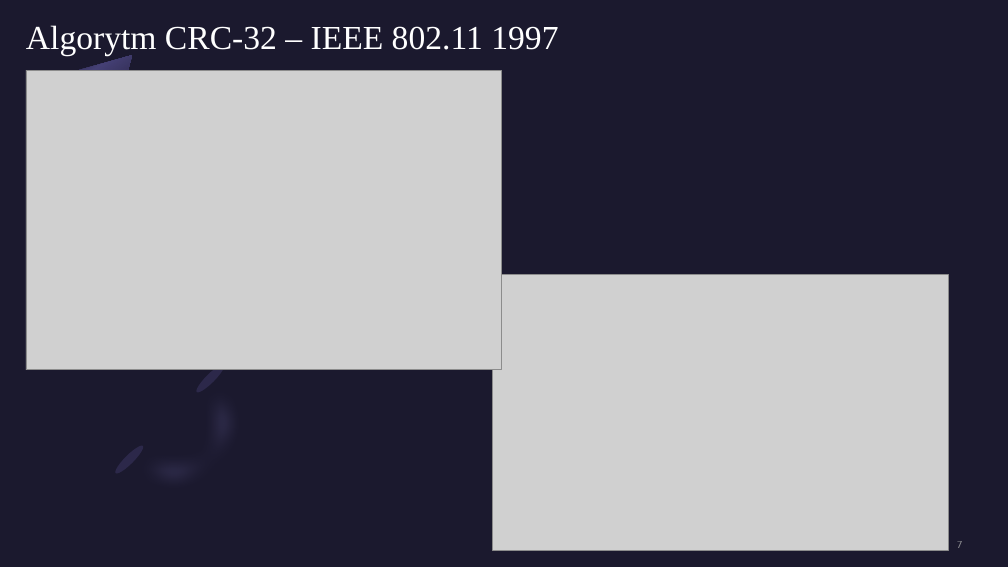
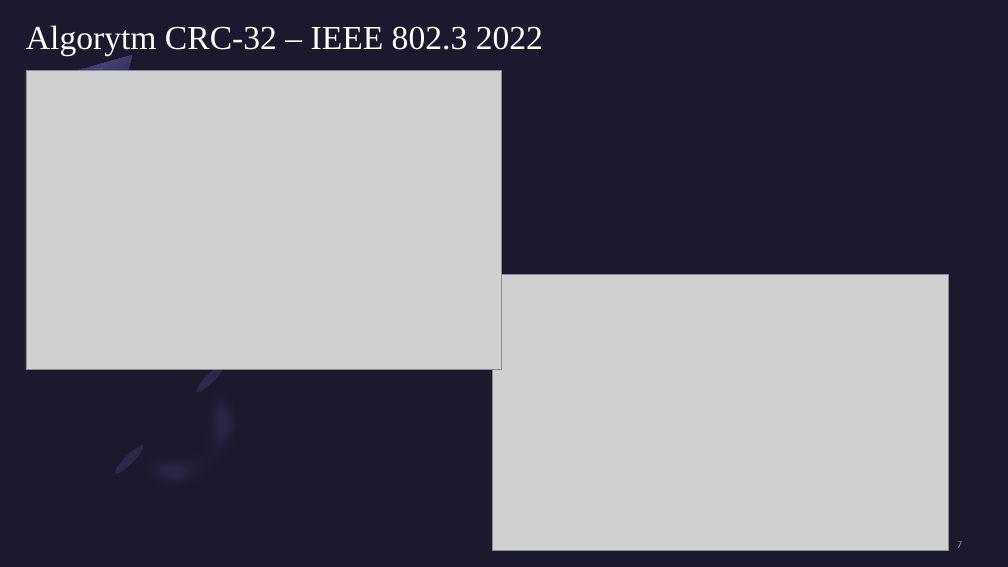
Before and after one commit to Kindly000/kik_project_CRC32, a slide deck: slide 7 of Implementacja kodu wielomianowego CRC-32 – IEEE 802-3.pptx. Drawn at 1008x567 pixels with LibreOffice and Linux fonts; fonts in the diff are those of the drawing; grey boxes stand for pictures. Boxes give left, top, right and bottom in pixels: in the first picture for what was removed or moved away, otherwise in the second. Text is boxed around its words. In the diff, an @@ line names an element or a change of style, - is before the commit and + after.

Commit message:
poprawiona prezentacja

```diff
--- a/Implementacja kodu wielomianowego CRC-32 – IEEE 802-3.pptx
+++ b/Implementacja kodu wielomianowego CRC-32 – IEEE 802-3.pptx
@@ title at (26, 25, 543, 56): text changed @@
-Algorytm CRC-32 – IEEE 802.11 1997
+Algorytm CRC-32 – IEEE 802.3 2022
```
